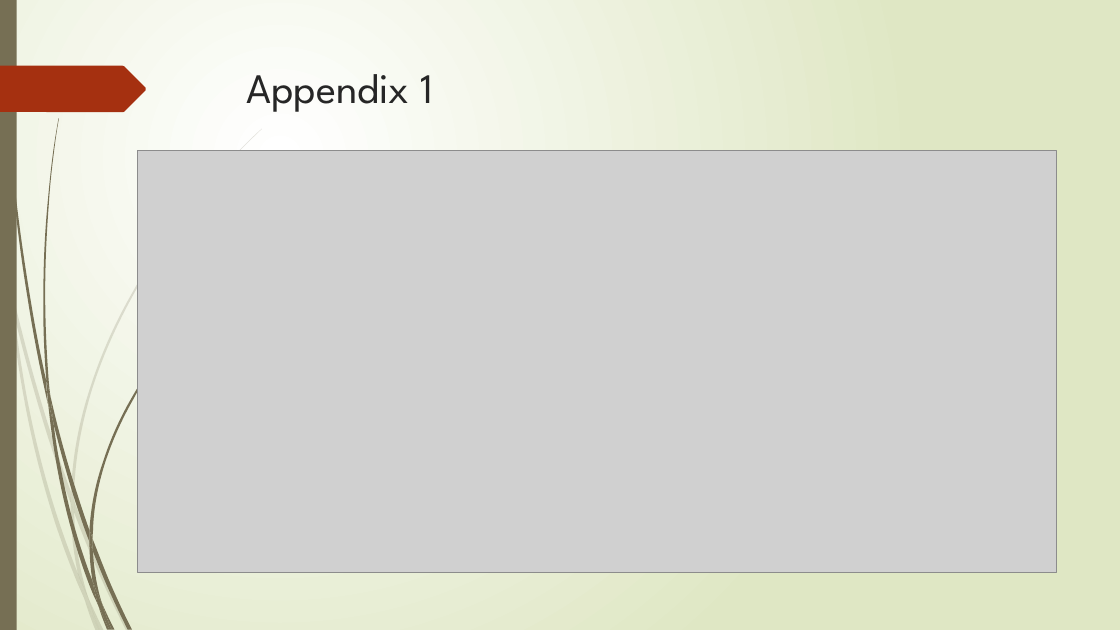
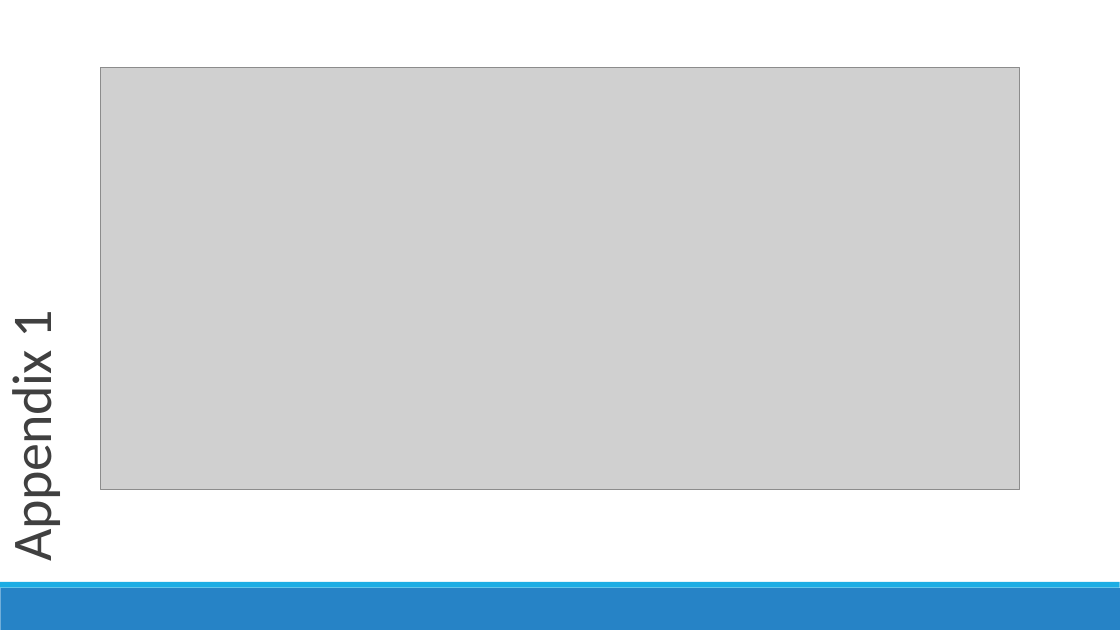
Before and after one commit to TraceabilityInternet/TraceabilityDriver, a slide deck: slide 11 of FDAPresentation.pptx (slide 12 before the commit). Drawn at 1120x630 pixels with LibreOffice and Linux fonts; fonts in the diff are those of the drawing; grey boxes stand for pictures. Boxes give left, top, right and bottom in pixels: in the first picture for what was removed or moved away, otherwise in the second. Text is boxed around its words. In the diff, an @@ line names an element or a change of style, - is before the commit and + after.

```diff
--- a/FDAPresentation.pptx
+++ b/FDAPresentation.pptx
@@ background gradient #FFFFFF to #DFE8C4 to #FFFFFF @@
@@ rectangle removed at <box>0,0,17,630</box> @@
@@ freeform shape removed at <box>0,66,146,112</box> @@
@@ picture: place and size @@
-picture at <box>138,150,1057,573</box>
+picture at <box>101,67,1020,490</box>
@@ rectangle added at <box>87,132,1058,186</box>, fill #FFFFFF, outline #FFFFFF 1.25 pt @@
@@ text "Appendix 1": place and size @@
-text "Appendix 1" at <box>247,74,433,112</box>
+text "Appendix 1" at <box>0,313,67,554</box>
@@ text "Appendix 1" at <box>0,313,67,554</box>: size 36 to 48 pt, font League Spartan to Calibri, text colour #262626 to #404040, letter spacing 0 to -0.5 pt; line spacing 1 to 0.85; vertical alignment top to bottom; rotation 0 to 270 degrees @@
@@ rectangle added at <box>0,588,1120,630</box>, fill #2683C6 @@
@@ rectangle added at <box>0,582,1120,588</box>, fill #1CADE4 @@
@@ group removed at <box>0,129,262,630</box>: 10 freeform shapes @@
@@ group removed at <box>3,0,218,630</box>: 12 freeform shapes @@
```
Also in this commit, not shown: 10 other slides changed, 1 slide added, 2 slides removed, 3 other files.
